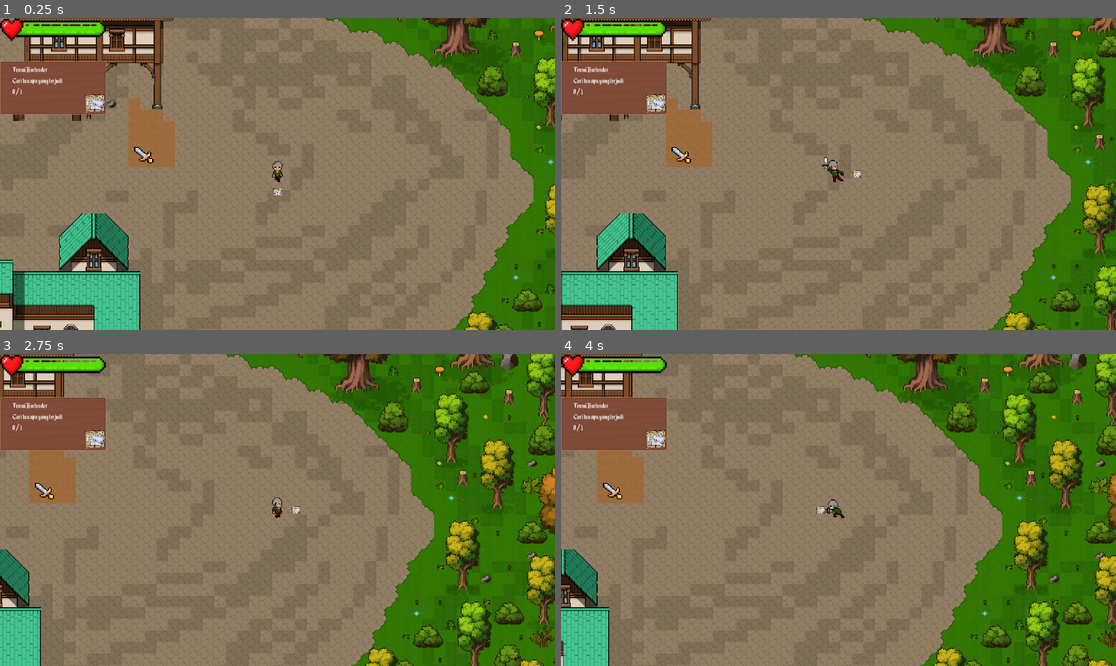
Above: before the commit, frames 1-4 (two rows, left to right).
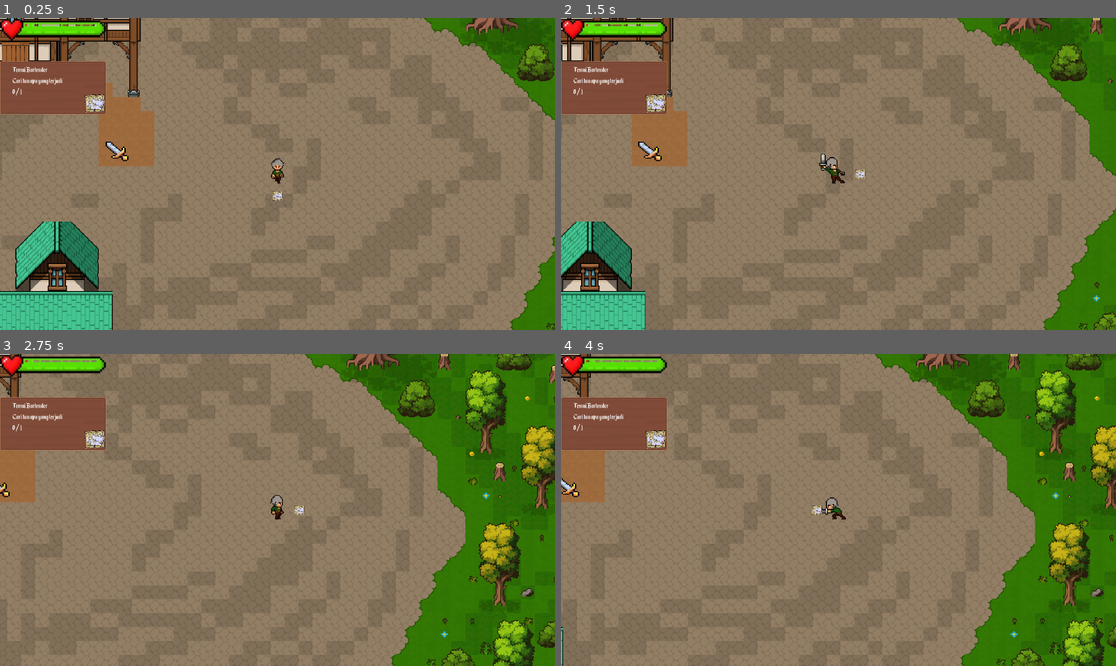
Above: after the commit, the same moments.

Repository: Wannx98/Ojan-Project
Game: Godot game, scene res://MAIN/main_scene.tscn
Two runs of this game, one before a commit and one after it. Both use one fixed random seed, a clock stepped at 60 frames per second and the inputs below.
Inputs (mouse positions are in pixels of both pictures, inside the frame that each line leads up to):
- Up to frame 1 (0.25 s): no input
- Up to frame 2 (1.5 s): tap Enter (ui_accept) at 0.5, 0.77 s; move the mouse to (960, 158) at 0.52 s; hold Right (ui_right) 0.53-1.25 s; click (960, 158) at 0.6 s; drag from (727, 189) to (855, 174) at 1.27 s
- Up to frame 3 (2.75 s): move the mouse to (333, 441) at 2.02 s; hold Right (ui_right) from 2.03 s (still down); hold Space (next_dialog) from 2.03 s (still down)
- Up to frame 4 (4 s): release Right (ui_right) at 2.75 s; release Space (next_dialog) at 2.75 s; drag from (810, 572) to (605, 491) at 2.77 s; move the mouse to (1005, 556) at 3.52 s; hold Left (ui_left) from 3.53 s (still down); click (1005, 556) at 3.6 s; tap Enter (ui_accept) at 3.77 s

The runs differ from the first frame. In frame 1, 28% of the frame differs, in the area x 0-100%, y 0-100%; in frame 2, 28%; in frame 3, 28%; in frame 4, 28%.

Commit message:
Camera adjust and clean script inventorysys

Diff:
--- a/MAIN/main_scene.tscn
+++ b/MAIN/main_scene.tscn
@@ -40,7 +40,7 @@
 player_stats = SubResource("Resource_1d8q1")
 
 [node name="Camera2D" type="Camera2D" parent="PlayerMC" unique_id=354450651]
-zoom = Vector2(1.5, 1.5)
+zoom = Vector2(1.8, 1.8)
 
 [node name="MapHolder" type="Node2D" parent="." unique_id=742908980]
 
--- a/project.godot
+++ b/project.godot
@@ -24,7 +24,6 @@
 Quest_Manager="*res://QuestSystem/quest_manager.gd"
 Item_database="*res://Inventory/Item_Database/Item_database.gd"
 DialogUi="*res://DialogUI/dialog_ui.gd"
-InventorySys="*res://Inventory/Item_Database/InventorySys.gd"
 GenerateCaveSystem="*uid://3mr17xdp63wr"
 
 [global_group]
